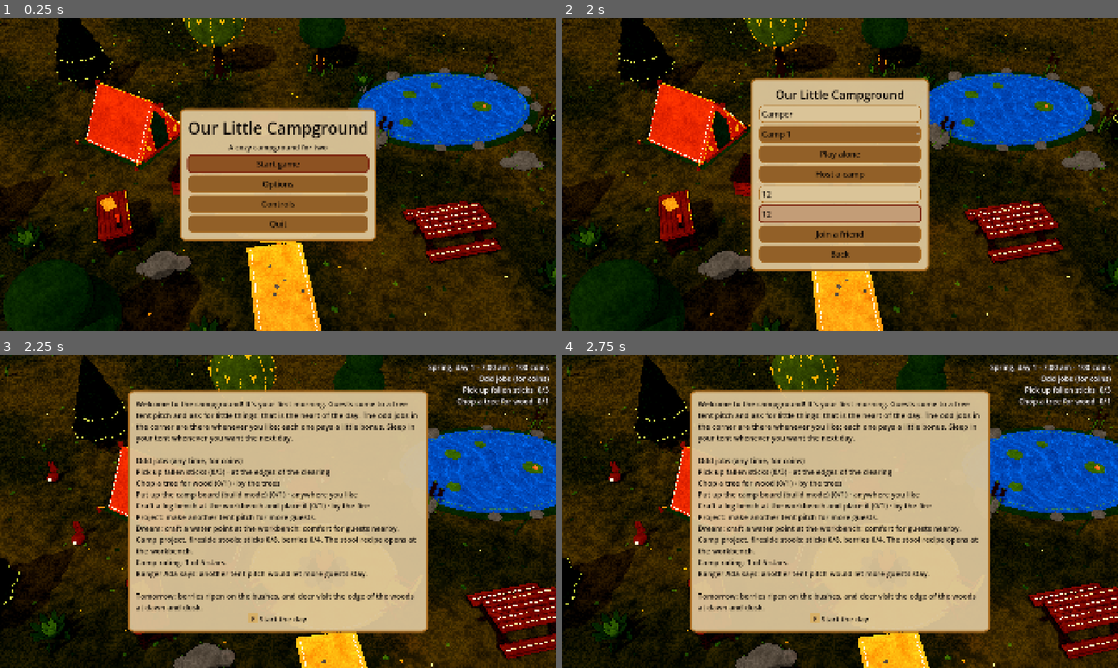
Above: before the commit, frames 1-4 (two rows, left to right).
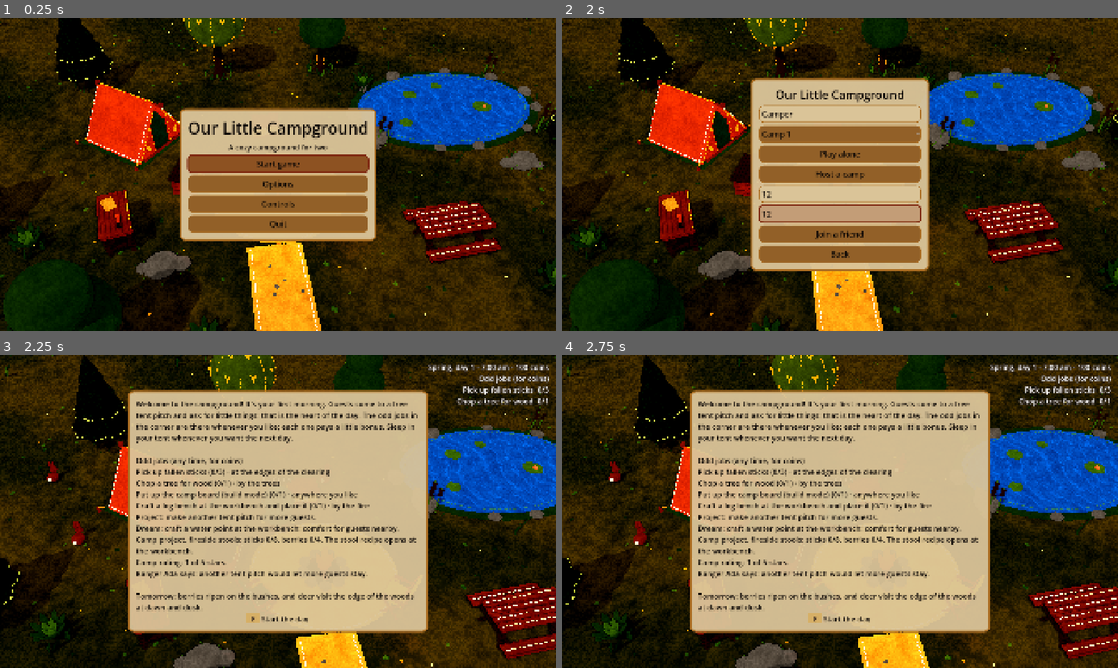
Above: after the commit, the same moments.

Repository: mckevito/Tiny-Game
Game: Godot game, scene res://scenes/camp.tscn
Same seed, same stepped clock (60 frames per second), same inputs: the game is played once before the commit and once after it.
Inputs (mouse positions are in pixels of both pictures, inside the frame that each line leads up to):
- Up to frame 1 (0.25 s): no input
- Up to frame 2 (2 s): click "Start game" at 0.5 s; click (840, 193) at 1.27 s; type "12" at 1.35 s; click (840, 215) at 1.5 s; type "12" at 1.58 s
- Up to frame 3 (2.25 s): click "Play alone" at 2 s
- Up to frame 4 (2.75 s): no input

Frames 1-2 are identical in both runs. In frame 3, 0.1% of the frame differs, in the area x 44-56%, y 82-86%; in frame 4, 0.1%.

Commit message:
Playtest on round 3: paged reports, prompts beside big clipboards, wider keycaps
A report too tall for the screen splits into pages that interact turns. At
big interface sizes the prompt and toast column moves beside an open
clipboard and below the hint and clock, and panels refit when the hint
grows. One-letter keycaps get wider padding.

Co-Authored-By: Claude Opus 5.5 (1M context) <noreply@anthropic.com>

Diff:
--- a/data/text.json
+++ b/data/text.json
@@ -33,6 +33,7 @@
     "cooking": "Grilling…",
     "give": "{interact} Give %s your %s",
     "report_close": "{interact} Start the day",
+    "report_next": "{interact} Next page (%d of %d)",
     "chop": "{interact} Chop wood (%d left in this tree)",
     "chopping": "Chopping…",
     "dig": "{interact} Dig up the stump",
@@ -586,6 +587,7 @@
   "glyphs": {
     "join": " ",
     "key_pad": " ",
+    "key_pad_one": " ",
     "gap": "  "
   }
 }
--- a/data/tuning.json
+++ b/data/tuning.json
@@ -62,8 +62,10 @@
   "hud": {
     "toast_s": 3.5,
     "toast_lines": 3,
+    "toast_top_px": 150,
     "report_font_px": 26,
     "report_width_px": 980,
+    "report_gap_px": 24,
     "report_margin_px": 28,
     "report_corner_px": 18,
     "report_edge_px": 6,
--- a/scripts/camp/camp.gd
+++ b/scripts/camp/camp.gd
@@ -110,6 +110,9 @@
 	# The prompts keep to a centre column, clear of the clipboards and Packs at the sides (hud.prompt_width_px).
 	$Hud/Prompt.offset_left = -Tuning.num("tuning", "hud.prompt_width_px", 640.0) * 0.5
 	$Hud/Prompt.offset_right = -$Hud/Prompt.offset_left
+	# Panels sit below the hint and the clock: when either grows (a new interface size), they move at once.
+	for above: Control in [$Hud/Hint, $Hud/Clock]:
+		above.resized.connect(func() -> void: if state: _refresh_boards.call_deferred())
 	couch.main = camera
 	camera.set_faders(clearing.faders)
 	menu.chose.connect(_on_menu)
@@ -496,6 +499,7 @@
 	$Hud/Prompt.text = "\n".join(lines)
 	_update_clock()
 	_update_hint()
+	_place_centre()
 	_show_hud()
 	_keep_in_view(delta)
 	if $Hud/Dev.visible:
@@ -733,7 +737,9 @@
 		get_viewport().set_input_as_handled()
 		return
 	if report.visible and not menu.visible:
-		if event.is_action_pressed("interact") or event.is_action_pressed("cancel") or event.is_action_pressed("menu"):
+		if event.is_action_pressed("interact") and report.next_page():
+			get_viewport().set_input_as_handled()
+		elif event.is_action_pressed("interact") or event.is_action_pressed("cancel") or event.is_action_pressed("menu"):
 			report.visible = false
 			get_viewport().set_input_as_handled()
 		return
@@ -1592,7 +1598,8 @@
 		leave_tent(who, false)
 	for who: String in _busy.keys():
 		_end_busy(who)
-	report.show_report(morning_report(summary), Prompts.rich(Tuning.text("prompt.report_close"), _pad, true))
+	report.show_report(morning_report(summary), Prompts.rich(Tuning.text("prompt.report_close"), _pad, true),
+			Prompts.rich(Tuning.text("prompt.report_next"), _pad, true))
 	_sync_stays(false)
 	_sync_forage()
 	_sync_trees()
@@ -1703,7 +1710,8 @@
 		return
 	var lines: Array[String] = [Tuning.text("report.welcome"), ""]
 	lines.append_array(_today_report())
-	report.show_report("\n".join(lines), Prompts.rich(Tuning.text("prompt.report_close"), _pad, true))
+	report.show_report("\n".join(lines), Prompts.rich(Tuning.text("prompt.report_close"), _pad, true),
+			Prompts.rich(Tuning.text("prompt.report_next"), _pad, true))
 
 
 func _update_night(delta: float) -> void:
@@ -2222,8 +2230,49 @@
 	var above: Control = $Hud/Clock if who == couch_id else $Hud/Hint
 	var top := Tuning.num("tuning", "clipboard.top_px", 150.0)
 	if above.visible and str(above.get("text")) != "":
-		top = maxf(top, above.position.y + above.get_combined_minimum_size().y + gap)
+		top = maxf(top, above.position.y + maxf(above.get_combined_minimum_size().y, above.size.y) + gap)
 	panel.fit(top, get_viewport().get_visible_rect().size.y - gap)
+
+
+## The prompt and toast column (hud.prompt_width_px): centred, but when an open panel at a side would cover it (a big
+## interface size), it narrows to the room beside that panel, unless that leaves less than half of it (two panels on
+## the couch), when it stays centred. Toasts start below the hint and the clock where they reach over the column
+## (clipboard.gap_px), however many lines those wrap to.
+func _place_centre() -> void:
+	var view := get_viewport().get_visible_rect().size
+	var w := Tuning.num("tuning", "hud.prompt_width_px", 640.0)
+	var gap := Tuning.num("tuning", "clipboard.gap_px", 24.0)
+	var cx := view.x * 0.5
+	var room_left := -INF
+	var room_right := INF
+	for id in local_ids():
+		var panel := _panel_of(id)
+		if panel == null or not panel.visible:
+			continue
+		var rect := panel.get_global_rect()
+		if rect.get_center().x < cx - 1.0:
+			room_left = maxf(room_left, rect.end.x + gap)
+		elif rect.get_center().x > cx + 1.0:
+			room_right = minf(room_right, rect.position.x - gap)
+	var left := maxf(cx - w * 0.5, room_left)
+	var right := minf(cx + w * 0.5, room_right)
+	if left > cx - w * 0.5 and room_right == INF:
+		right = minf(left + w, view.x - gap)
+	elif right < cx + w * 0.5 and room_left == -INF:
+		left = maxf(right - w, gap)
+	if right - left < w * 0.5:
+		left = cx - w * 0.5
+		right = cx + w * 0.5
+	for node: Control in [$Hud/Prompt, $Hud/Toast]:
+		node.offset_left = left - cx
+		node.offset_right = right - cx
+	var top := Tuning.num("tuning", "hud.toast_top_px", 150.0)
+	for above: Control in [$Hud/Hint, $Hud/Clock]:
+		var r := above.get_global_rect()
+		if above.visible and str(above.get("text")) != "" and r.end.x > left and r.position.x < right:
+			top = maxf(top, r.end.y + gap)
+	$Hud/Toast.offset_top = top
+	$Hud/Toast.offset_bottom = top + $Hud/Toast.size.y
 
 
 ## A player's open panel: their Pack, workbench or clipboard, or null.
--- a/scripts/camp/camp_report.gd
+++ b/scripts/camp/camp_report.gd
@@ -2,10 +2,16 @@
 extends PanelContainer
 ## Stage B's morning report: a panel after the night with what the camp earned, each departing guest's line, the
 ## bookings and the day's three goals. Either player closes it with interact, cancel or the menu button (the camp
-## handles the buttons). Sizes and felt colours: data/tuning.json "hud" report_*.
+## handles the buttons). A report too tall for the screen splits into pages that interact turns, the last page closing
+## it. Sizes and felt colours: data/tuning.json "hud" report_*.
 
 var _body := Label.new()
 var _hint := UiLook.rich_label(true)
+var _pages: PackedStringArray = []
+var _page := 0
+var _text := ""
+var _close_hint := ""
+var _next_hint := ""
 
 
 func _ready() -> void:
@@ -32,17 +38,66 @@
 	box.add_child(_hint)
 
 
+## The whole report, every page.
 func text() -> String:
-	return _body.text
+	return _text
 
 
-func show_report(body: String, hint: String) -> void:
+## `hint` closes it; `next_hint` (with a %d of %d for the page) turns to the next page of a long report.
+func show_report(body: String, hint: String, next_hint: String = "") -> void:
+	_text = body
+	_close_hint = hint
+	_next_hint = next_hint
+	_pages = [body]
+	_page = 0
 	_body.text = body
 	_hint.text = hint
 	visible = true
 	_fit.call_deferred()
 
 
-func _fit() -> void:
+func page_count() -> int:
+	return _pages.size()
+
+
+## Turns to the next page; false on the last page (the camp then closes the report).
+func next_page() -> bool:
+	if _page >= _pages.size() - 1:
+		return false
+	_page += 1
+	_show_page()
+	return true
+
+
+func _show_page() -> void:
+	_body.text = _pages[_page]
+	var last := _page >= _pages.size() - 1
+	_hint.text = _close_hint if last or _next_hint == "" else _next_hint % [_page + 1, _pages.size()]
 	reset_size()
 	set_anchors_and_offsets_preset(Control.PRESET_CENTER, Control.PRESET_MODE_MINSIZE)
+
+
+## Splits the report into pages that fit the screen (hud.report_gap_px from its top and bottom), whole lines at a time.
+func _fit() -> void:
+	if not is_inside_tree():
+		return
+	var room := get_viewport().get_visible_rect().size.y - 2.0 * Tuning.num("tuning", "hud.report_gap_px", 24.0)
+	_body.size.x = _body.custom_minimum_size.x
+	_hint.text = _next_hint % [1, 9] if _next_hint != "" else _close_hint
+	_body.text = ""
+	var extra := get_combined_minimum_size().y - _body.get_combined_minimum_size().y
+	var line_h := float(_body.get_line_height()) + float(_body.get_theme_constant("line_spacing"))
+	var most := maxi(int(floor((room - extra) / maxf(line_h, 1.0))), 1)
+	_pages = []
+	var page := ""
+	for line in _text.split("\n"):
+		var more := line if page == "" else page + "\n" + line
+		_body.text = more
+		if page != "" and _body.get_line_count() > most:
+			_pages.append(page)
+			page = line
+		else:
+			page = more
+	_pages.append(page)
+	_page = 0
+	_show_page()
--- a/scripts/core/prompts.gd
+++ b/scripts/core/prompts.gd
@@ -49,8 +49,10 @@
 	var face_key := "glyphs.paper_key_swatch" if paper else "glyphs.key_swatch"
 	var face := Color(FeltBuilder.swatch(str(Tuning.value("tuning", face_key, "warm_cream"))).linear_to_srgb())
 	var ink := Color(FeltBuilder.swatch(str(Tuning.value("tuning", "glyphs.key_ink_swatch", "ink_brown"))).linear_to_srgb())
+	# A one-letter key gets wider padding (text: glyphs.key_pad_one), so a thin letter such as I still reads as a key.
+	var pad := Tuning.text("glyphs.key_pad_one" if name.length() == 1 else "glyphs.key_pad")
 	return "[bgcolor=#%s][color=#%s][outline_size=0]%s%s%s[/outline_size][/color][/bgcolor]" % [face.to_html(),
-			ink.to_html(), Tuning.text("glyphs.key_pad"), name, Tuning.text("glyphs.key_pad")]
+			ink.to_html(), pad, name, pad]
 
 
 ## The glyph for one {name}: the table's, unless this PC remapped the action (or one of its parts).
--- a/tests/test_hud.gd
+++ b/tests/test_hud.gd
@@ -370,3 +370,68 @@
 	camp.toggle_clipboard("p_host")
 	await _done()
 	return why
+
+
+## Playtest (PR #40): at a big interface size an open clipboard covered the prompt in the middle of the screen and the
+## toasts ran over a hint that had wrapped to four lines; a morning report with three guests ran off the top and bottom
+## of the screen. Alone on the PC the prompt and toasts move beside the clipboard and below the hint, and a report too
+## tall for the screen turns into pages: interact turns them, and on the last page it closes the report.
+func test_big_sizes_keep_prompts_clear_and_long_reports_turn_pages() -> String:
+	_fresh()
+	var was := _tree().root.size
+	_tree().root.size = SCREEN
+	var camp := _camp("BigSide", "p_host", "Hana")
+	camp.start_solo(1)
+	var who: String = camp.local_ids()[0]
+	camp.toggle_build(who)
+	for i in 3:
+		camp._toast(Tuning.text("toast.crafted") % ["Hana", Tuning.text("build.lantern_post")])
+	var why := ""
+	for scale in [120, 150]:
+		Settings.set_value("ui_scale", scale)
+		Settings.apply("ui_scale")
+		camp.toggle_clipboard(who)
+		await _frames(3)
+		var view: Rect2 = camp.get_viewport().get_visible_rect()
+		var hud: Node = camp.get_node("Hud")
+		if str(hud.get_node("Prompt").text) == "":
+			why = "a building prompt should show at %d%%" % scale
+		if why == "":
+			why = hud_fits(view, [hud.get_node("Hint"), hud.get_node("Clock"), hud.get_node("Prompt"),
+					hud.get_node("Toast"), camp._boards[who]])
+			why = "" if why == "" else "at %d%% with the clipboard open: %s" % [scale, why]
+		camp.toggle_clipboard(who)
+		if why != "":
+			break
+	if why == "":
+		var lines: PackedStringArray = []
+		for i in 60:
+			lines.append("Guest %d had a lovely stay and left a kind note by the fire." % i)
+		camp.report.show_report("\n".join(lines), "close", "next %d of %d")
+		await _frames(3)
+		var view: Rect2 = camp.get_viewport().get_visible_rect()
+		var pages: int = camp.report.page_count()
+		if pages < 2:
+			why = "a 60-line report should take more than one page at 150%"
+		elif not view.encloses(camp.report.get_global_rect()):
+			why = "each page of the report should fit the screen, got %s in %s" % [camp.report.get_global_rect(), view]
+		var press := InputEventAction.new()
+		press.action = "interact"
+		press.pressed = true
+		for i in pages - 1:
+			if why == "":
+				camp._unhandled_input(press)
+				if not camp.report.visible:
+					why = "interact should turn to page %d, not close the report" % (i + 2)
+		if why == "":
+			camp._unhandled_input(press)
+			if camp.report.visible:
+				why = "interact on the last page should close the report"
+	camp.report.visible = false
+	Settings.reset_page("access")
+	Settings.apply("ui_scale")
+	_tree().root.size = was
+	await _done()
+	if why == "" and not Prompts.rich("{pack}", false).contains(Tuning.text("glyphs.key_pad_one") + "I"):
+		why = "a one-letter key should get the wider keycap padding"
+	return why
Not shown, changed: docs/STATUS.md
Not shown, changed: handoff/interface/LESSONS.md
